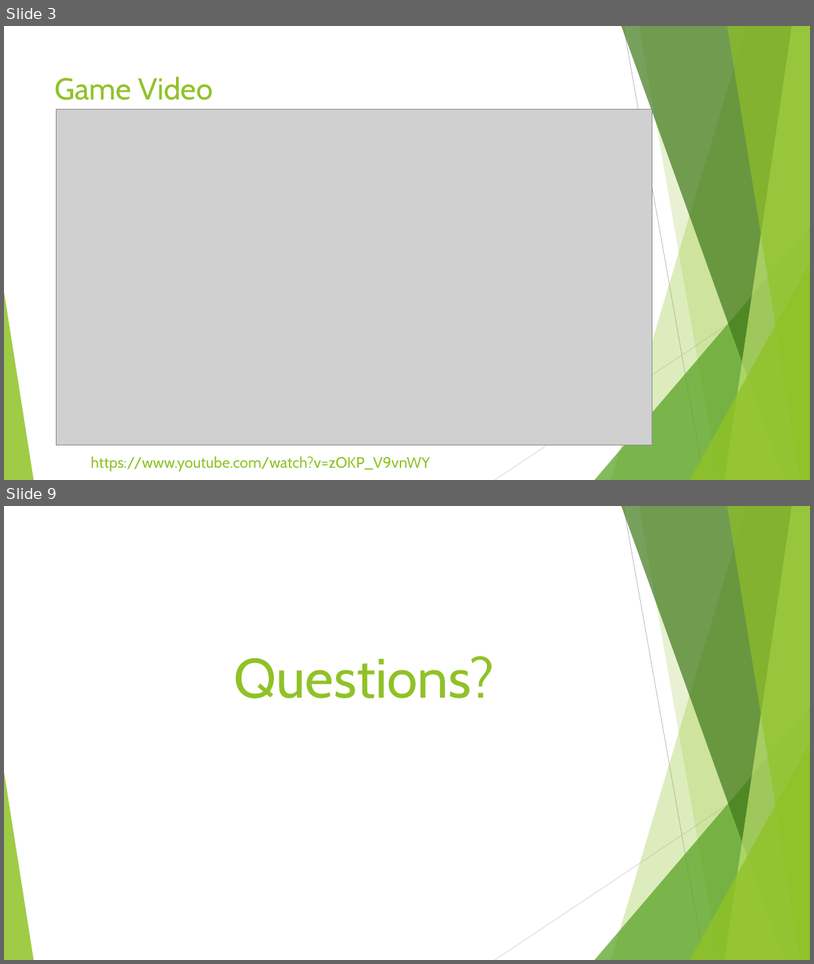
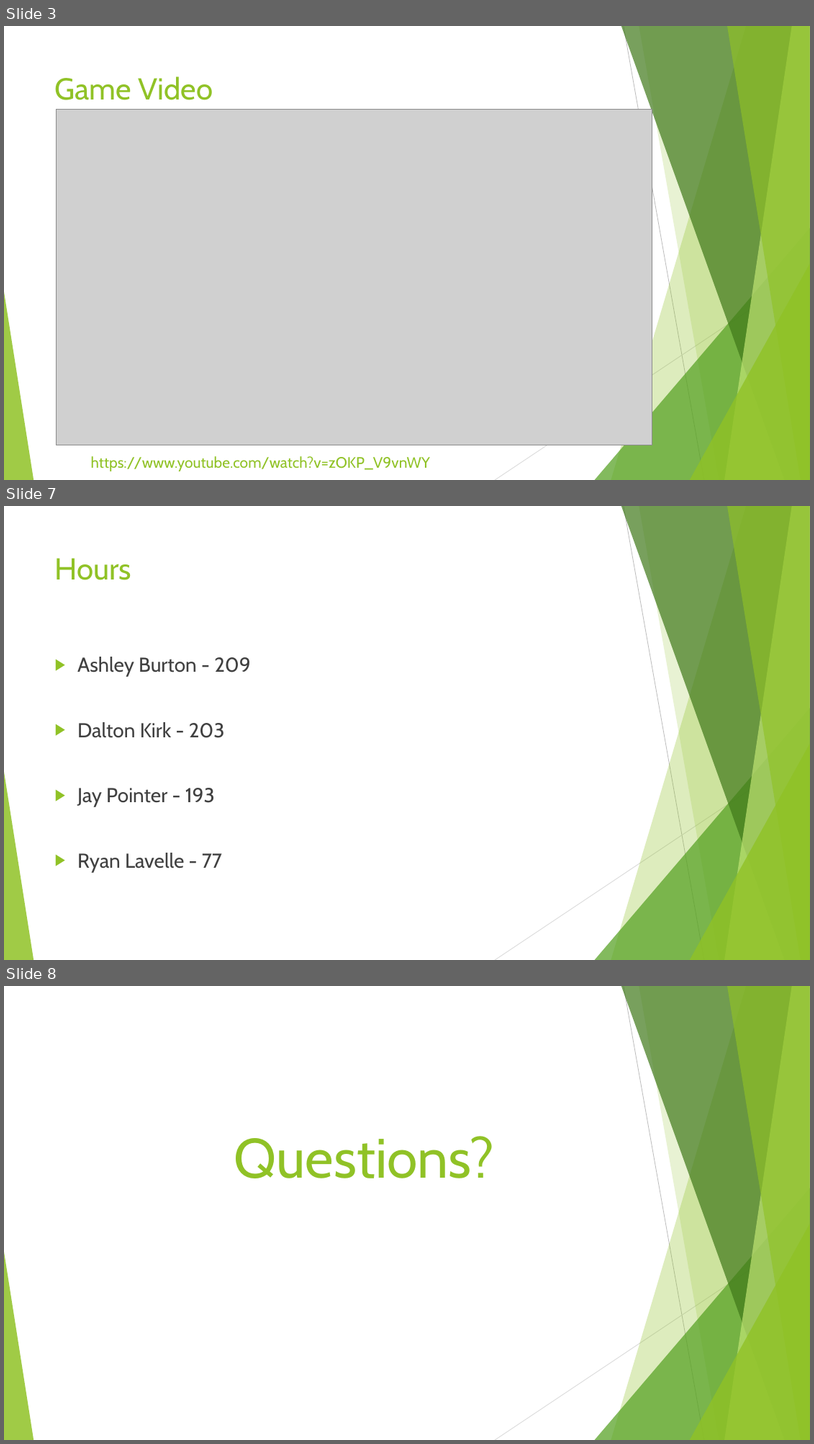
Before and after one commit to UoSGamesGroups/level-6-l6-group-5, a slide deck: Project Management/Pitches/Pitch 6.pptx. Shown one above the other, each under a label of ours: slides 3 and 9 before the commit, slides 3, 7 and 8 after it; the slides between them are not shown. The pictures are 814x964 and 814x1444 pixels, drawn with LibreOffice and Linux fonts; fonts in the diff are those of the drawing; grey boxes stand for pictures. Boxes give left, top, right and bottom in pixels: in the first picture for what was removed or moved away, otherwise in the second. Text is boxed around its words. In the diff, an @@ line names an element or a change of style, - is before the commit and + after.

```diff
--- a/Project Management/Pitches/Pitch 6.pptx
+++ b/Project Management/Pitches/Pitch 6.pptx
@@ slide 7 added at [4, 506, 810, 960], background #FFFFFF; not listed: 10 template elements that a slide beside it also shows @@
@@ title added at [55, 558, 132, 580], 36 pt, text #90C226 @@
+Hours
@@ text added at [77, 656, 251, 872], 24 pt, text #404040 @@
+▶ Ashley Burton - 209
+▶ Dalton Kirk - 203
+▶ Jay Pointer - 193
+▶ Ryan Lavelle - 77
@@ what was slide 9 is now slide 8 @@
```
Also in this commit, not shown: 2 slides changed, 1 other slide added, 3 slides removed.
